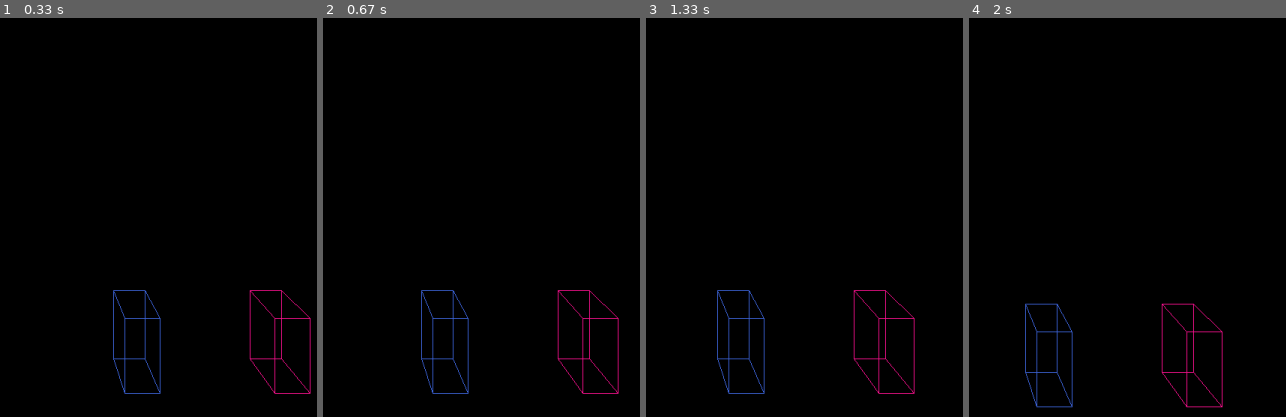
Above: before the commit, frames 1-4 (left to right).
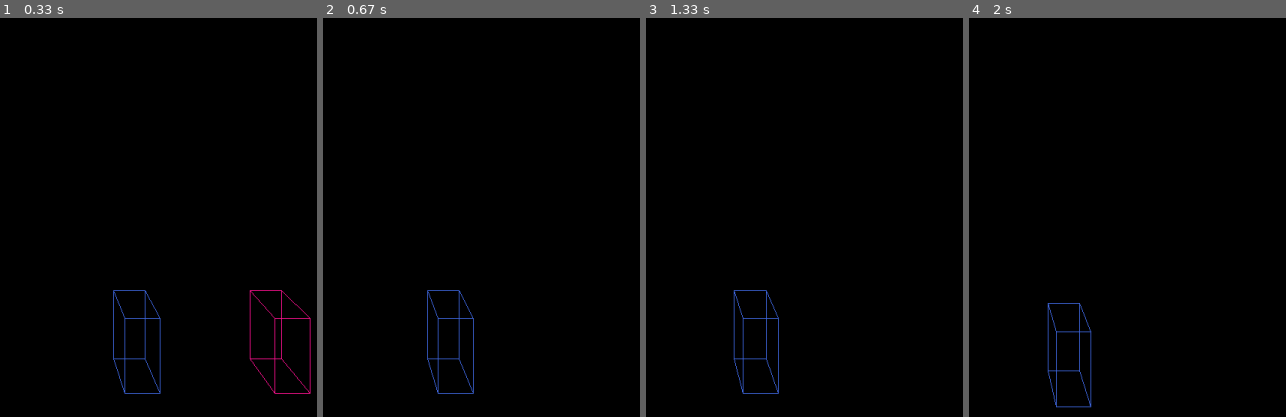
Above: after the commit, the same moments.

Repository: pabramowska/graphics
Game: pygame game, started from projection.py
Same seed, same stepped clock (60 frames per second), same inputs: the game is played once before the commit and once after it.
Inputs:
- Up to frame 1 (0.33 s): no input
- Up to frame 2 (0.67 s): hold < from 0.33 s (still down); hold Right from 0.33 s (still down)
- Up to frame 3 (1.33 s): release < at 0.8 s; release Right at 0.8 s; hold Right 0.83-1.3 s
- Up to frame 4 (2 s): hold Up 1.33-1.63 s; hold Right from 1.67 s (still down); tap < at 1.82 s

Frame 1 is identical in both runs. In frame 2, 1.8% of the frame differs, in the area x 30-94%, y 68-95%; in frame 3, 1.9%; in frame 4, 2.0%, in the area x 17-81%, y 71-98%.

Commit message:
new version

Diff:
--- a/projection.py
+++ b/projection.py
@@ -52,6 +52,20 @@
         vector[1]+=y_move
     return coordinates
 
+def rotate_ox(coordinates, theta):
+    rotate_x_matrix = np.array([[0.0,0.0,0.0,0.0] for _ in range(4)])
+    rotate_x_matrix[0][0] = 1.0
+    rotate_x_matrix[1][1] = np.cos(theta*0.5)
+    rotate_x_matrix[1][2] = np.sin(theta * 0.5)
+    rotate_x_matrix[2][1] = -np.sin(theta * 0.5)
+    rotate_x_matrix[2][2] = np.cos(theta * 0.5)
+    rotate_x_matrix[3][3] = 1.0
+
+    new_list = []
+    for vector in coordinates:
+        new_list.append(multiply_vector(vector, rotate_x_matrix))
+    return np.array(new_list)
+
 def draw(coordinates,color):
 
     #pierwszy prostokąt
@@ -72,9 +86,9 @@
     pygame.draw.line(surface, color, (coordinates[2][0], coordinates[2][1]), (coordinates[6][0], coordinates[6][1]))
     pygame.draw.line(surface, color, (coordinates[3][0], coordinates[3][1]), (coordinates[7][0], coordinates[7][1]))
 
-location_first_projected = project(location_first)
-location_second_projected = project(location_second)
-x_move, y_move, z_move = 0,0,0
+
+x_move, y_move = 0,0
+rot_x=0
 game_on=True
 
 while game_on:
@@ -94,17 +108,20 @@
                 y_move = 1
             elif event.key == pygame.K_DOWN:
                 y_move = -1
-
+            elif event.key == pygame.K_LESS:
+                rot_x += 100
         elif event.type == pygame.KEYUP:
             if event.key == pygame.K_LEFT or event.key == pygame.K_RIGHT:
                 x_move = 0
             if event.key == pygame.K_DOWN or event.key == pygame.K_UP:
                 y_move = 0
 
-    moved_first = move(location_first_projected, x_move, y_move)
-    moved_second = move(location_second_projected, x_move, y_move)
-
+    moved_first = move(location_first, x_move, y_move)
+    moved_second = move(location_second, x_move, y_move)
+    rot_first = rotate_ox(moved_first, rot_x)
+    location_first_projected = project(rot_first)
+    location_second_projected = project(moved_second)
     surface.fill(black)
-    draw(moved_first,pink)
-    draw(moved_second, blue)
+    draw(location_first_projected,pink)
+    draw(location_second_projected, blue)
     pygame.display.update()
